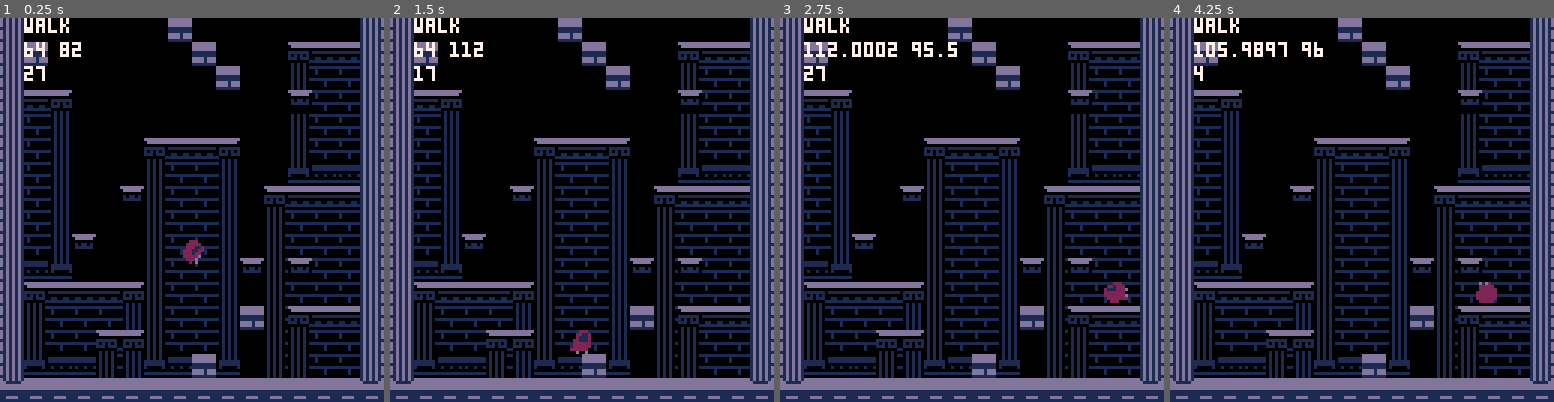
Above: before the commit, frames 1-4 (left to right).
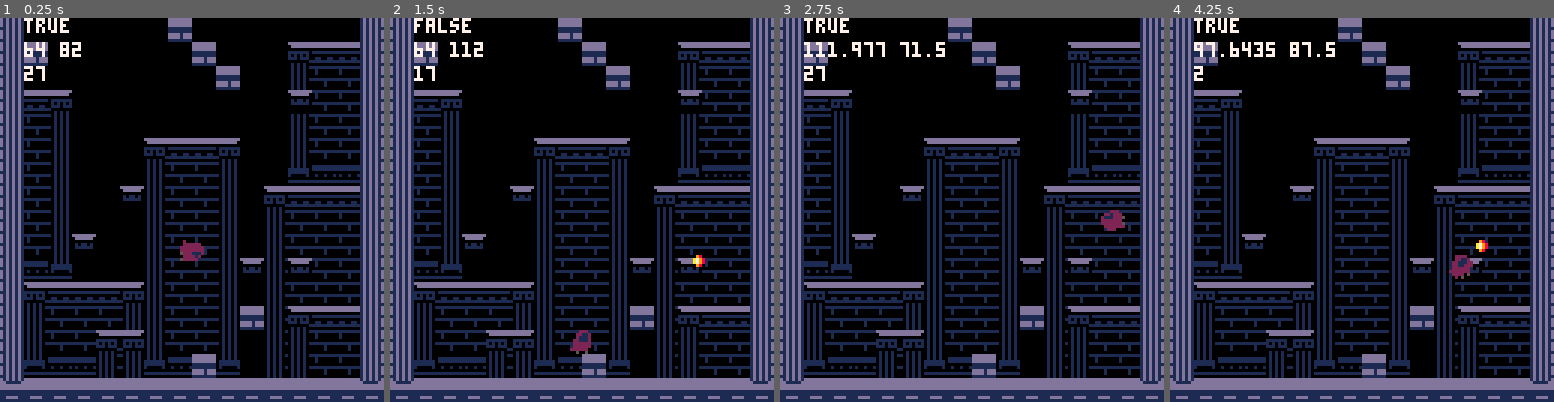
Above: after the commit, the same moments.

Repository: NunoDasNeves/pathofagni-pico8
Game: PICO-8 cartridge jumper.p8
Two runs of this game, one before a commit and one after it. Both use one fixed random seed, a clock stepped at 60 frames per second and the inputs below.
Inputs:
- Up to frame 1 (0.25 s): no input
- Up to frame 2 (1.5 s): tap X (X key) at 0.33, 1.07 s; tap O (Z key) at 0.7 s
- Up to frame 3 (2.75 s): hold Right 1.6-2.1 s; tap O (Z key) at 1.7, 2.1, 2.5 s; tap X (X key) at 1.85 s; hold Up 2.15-2.42 s; hold Right from 2.47 s (still down)
- Up to frame 4 (4.25 s): tap O (Z key) every 0.4 s from 2.9 to 4.1 s; tap X (X key) at 2.97, 4.08 s; release Right at 3.03 s; hold Left 3.08-3.58 s; hold Down 3.63-3.97 s; hold Right from 4.02 s (still down)

The runs differ from the first frame. In frame 1, 0.3% of the frame differs, in the area x 6-54%, y 0-65%; in frame 2, 0.2%; in frame 3, 1.1%; in frame 4, 1.3%, in the area x 6-86%, y 0-75%.

Commit message:
fireballs!

Diff:
--- a/jumper.p8
+++ b/jumper.p8
@@ -7,6 +7,9 @@
 
 --
 dbg = true
+
+-- disable btnp repeating
+poke(0x5f5c, 255)
 
 -- player
 p = {}
@@ -19,30 +22,116 @@
 p.frame = 0 -- displayed frame offset
 p.fcount = 0 -- counter for advancing frame
 p.s = 64 -- first sprite of current animation
-p.st = 0 -- state
+p.shcount = 0 -- shoot counter
 -- constants
 p.spr = 64 -- base of sprite row
 -- animations - s = offset from spr, f = num frames
 p.s_wlk = {['s']=0, ['f']=2}
 p.s_jmp = {['s']=2, ['f']=5}
-p.states = { -- for debugging
- [0] = 'walk',
- [1] = 'jump'
-}
 p.ftwdth = 4
 p.w = 8
 p.h = 8
 p.ax = 1
-p.max_vx = 3
+p.max_vx = 2
 p.min_vx = 0.01
 p.g = 0.5
 p.max_vy = 5
 p.j_vy = -6
 
--- disable btnp repeating
-poke(0x5f5c, 255)
-
-
+fireball = {}
+
+function make_fireball()
+ local f = {}
+ f.x = p.x
+ f.y = p.y - p.h/2
+ f.s = 80
+ f.alive = true
+ f.frame = 0
+ f.frames = 2
+ f.speed = 3
+ local ydir = 0
+ local xdir = 0
+ if (btn(⬆️)) then
+  ydir = -1
+ elseif (btn(⬇️)) then
+  ydir = 1
+ end
+ if (p.rght) then
+  xdir = 1
+ else
+  xdir = -1
+ end
+ -- straight up or down
+ if (not btn(⬅️) and
+     not btn(➡️) and
+     ydir != 0) then
+   xdir = 0
+ end
+ if (xdir == 0 or ydir == 0) then
+  f.vx = xdir * f.speed
+  f.vy = ydir * f.speed
+ else
+  f.vx = xdir * 0.7071 * f.speed
+  f.vy = ydir * 0.7071 * f.speed
+ end
+ add(fireball, f)
+end
+
+function update_fireball(f)
+ if (not f.alive) then
+  if (f.frame < f.frames) then
+	  f.frame += 1
+	 else
+	  del(fireball, f)
+	 end
+  return
+ end
+ f.x += f.vx
+ f.y += f.vy
+ if (--collmap(f.x,f.y,0) or
+     collmap(f.x,f.y,1) or
+     collmap(f.x,f.y,2)) then
+ 	f.vx = 0
+ 	f.vy = 0
+ 	f.alive = false
+ end
+end
+
+function draw_fireball(f)
+ local sp = f.s + f.frame
+ if (f.alive) then
+  local x = 0
+  local y = 0
+  if (f.vy != 0) then
+   y = 4
+  end
+  if (f.vx != 0) then
+   x = 4
+  end
+  local xflip = false
+  local yflip = false
+  if (f.vy < 0) then
+   yflip = true
+  end
+  if (f.vx < 0) then
+   xflip = true
+  end
+
+	 sspr((sp % 16) * 8 + x,
+ 				 	(sp \ 16) * 8 + y,
+ 					 4,4,
+   	   f.x - 2,
+    	  f.y - 2,
+    	  4,4,
+     	 xflip,
+     	 yflip)
+ else
+  spr(sp,
+  				f.x - 4,
+  				f.y - 4
+  				)
+ end
+end
 
 function collmap(x,y,f)
  local mx = x/8
@@ -81,16 +170,12 @@
   p.vx = -p.vx
   newx = p.x + p.vx
  end
- p.x = newx
 
  -- vy - jump and land
+ local oldair = p.air
 	if (btn(🅾️) and not p.air) then
 		 p.vy += p.j_vy
 		 p.air = true
-		 -- start jump anim
-		 p.s = p.spr + p.s_jmp.s
-   p.frame = 0
-   p.fcount = 0
 	end
 	p.vy += p.g
 	p.vy = clamp(p.vy, -p.max_vy, p.max_vy)
@@ -98,7 +183,7 @@
  local newy = p.y + p.vy
 
  if (p.vy > 0) then
-  if (collmap(p.x,newy,0) and
+  if (collmap(newx,newy,0) and
       -- need both checks!
       (not p.air or
       rounddown(p.y,8) < rounddown(newy,8))) then
@@ -108,22 +193,35 @@
 	 else
 	  -- fall off platform
 	  if (not p.air) then
-		  p.air = true
-		  -- start fall anim
-			 p.s = p.spr + p.s_jmp.s
-	   p.frame = 3
-	   p.fcount = 0
+	   -- only fall if holding dir
+	   if ((btn(⬅️) and p.vx < 0) or
+	       (btn(➡️) and p.vx > 0)) then
+	   	p.air = true
+	   else
+	    p.vx = 0
+	    newx = p.x
+	   end
 		 end
 	 end
 	-- p.vy < 0
  else
   -- ceiling
  	if (collmap(p.x,newy-p.h,2)) then
- 	 p.vy = -p.vy/2
- 	 p.frame = 3
+ 	 p.vy = -p.vy/3
  	end
  end
+
+ p.x = newx
  p.y = newy
+
+ if (p.shcount == 0) then
+  if (btn(❎)) then
+   p.shcount = 10
+   make_fireball()
+  end
+ else
+ 	p.shcount -= 1
+ end
 
  if (p.y > 128) then
   -- todo: dead
@@ -132,8 +230,8 @@
  -- animate player
  if (not p.air) then
   -- walk anim
+  p.s = p.spr + p.s_wlk.s
   if (btnp(➡️) or btnp(⬅️)) then
-   p.s = p.spr + p.s_wlk.s
    p.frame = 0
   end
   if (btn(➡️) or btn(⬅️)) then
@@ -142,10 +240,19 @@
 	 		p.fcount = 0
 	 	end
 	 else
-   p.s = p.spr + p.s_wlk.s
 	  p.frame = 0
 	 end
  else
+  if (not oldair) then
+ 		 -- start jump anim
+		 p.s = p.spr + p.s_jmp.s
+   p.frame = 0
+   p.fcount = 0
+   -- fell, not jumped
+   if (not btn(🅾️)) then
+   	p.frame = 3
+   end
+  end
   -- jump anim
   if (p.fcount > 2) then
 			p.frame += 1
@@ -161,6 +268,7 @@
 
 function _update()
 	p_update()
+	foreach(fireball, update_fireball)
 end
 
 function _draw()
@@ -171,8 +279,9 @@
 	    flr(p.y-p.h),
 	    1, 1,
 	    not p.rght)
+	foreach(fireball, draw_fireball)
 	if (dbg) then
-		print(p.states[p.st],8,0,7)
+		print(p.air,8,0,7)
 		print(p.x..' '..p.y,8,8,7)
 		print(mget(p.x/8,p.y/8),8,16,7)
 	end
@@ -211,14 +320,22 @@
 11111111111111111111111100000000000000000000000000000000000000000000000000000000000000000000000000000000000000000000000000000000
 11dddd1111dddd1111dddd1100000000000000000000000000000000000000000000000000000000000000000000000000000000000000000000000000000000
 11111111111111111111111100000000000000000000000000000000000000000000000000000000000000000000000000000000000000000000000000000000
-00022200000222000002220000d0d200000000000022220000222200000000000000000000000000000000000000000000000000000000000000000000000000
-00221120002211200022222000222220000222000022112000221120000000000000000000000000000000000000000000000000000000000000000000000000
-00211120002111200022211200222222022122200221112002211122000000000000000000000000000000000000000000000000000000000000000000000000
-022111200221112002221122022222222111222d0221122202211222000000000000000000000000000000000000000000000000000000000000000000000000
-02222220022222200222122002222222222222200222222202222220000000000000000000000000000000000000000000000000000000000000000000000000
-0222222002222220022222d0022222222222222d0222222022222220000000000000000000000000000000000000000000000000000000000000000000000000
-222222002222220000222d000022222002222222222220d0022220d0000000000000000000000000000000000000000000000000000000000000000000000000
-00d00d000005d00000020d0000000000002220000220d0000020d000000000000000000000000000000000000000000000000000000000000000000000000000
+00022200000222000200000000505200000000000022220000222200000000000000000000000000000000000000000000000000000000000000000000000000
+00221120002211200222222000222220000222000022112000221120000000000000000000000000000000000000000000000000000000000000000000000000
+00211120002111202222222200222222022122200221112002211122000000000000000000000000000000000000000000000000000000000000000000000000
+02211120022111202222222202222222211122250221122202211222000000000000000000000000000000000000000000000000000000000000000000000000
+02222220022222205222111202222222222222200222222202222220000000000000000000000000000000000000000000000000000000000000000000000000
+02222220022222200222212002222222222222250222222022222220000000000000000000000000000000000000000000000000000000000000000000000000
+22222200222222005222220000222220022222222222205002222050000000000000000000000000000000000000000000000000000000000000000000000000
+00500500000550000000000000000000002220000220500000205000000000000000000000000000000000000000000000000000000000000000000000000000
+00000980009000000002220000000000000000000000000000000000000000000000000000000000000000000000000000000000000000000000000000000000
+0000a7980007a0800022222000000000000000000000000000000000000000000000000000000000000000000000000000000000000000000000000000000000
+0000a79809a799000022211200000000000000000000000000000000000000000000000000000000000000000000000000000000000000000000000000000000
+00000980009790a00222112200000000000000000000000000000000000000000000000000000000000000000000000000000000000000000000000000000000
+0aa007a0099778000222122000000000000000000000000000000000000000000000000000000000000000000000000000000000000000000000000000000000
+97797a980089a9000222225000000000000000000000000000000000000000000000000000000000000000000000000000000000000000000000000000000000
+8998a998090000900022220000000000000000000000000000000000000000000000000000000000000000000000000000000000000000000000000000000000
+08800880000900000002050000000000000000000000000000000000000000000000000000000000000000000000000000000000000000000000000000000000
 __gff__
 0000010101010000000000000000000003070300000000000000000000000000030703000000000000000000000000000605060000000000000000000000000000000000000000000000000000000000000000000000000000000000000000000000000000000000000000000000000000000000000000000000000000000000
 0000000000000000000000000000000000000000000000000000000000000000000000000000000000000000000000000000000000000000000000000000000000000000000000000000000000000000000000000000000000000000000000000000000000000000000000000000000000000000000000000000000000000000
